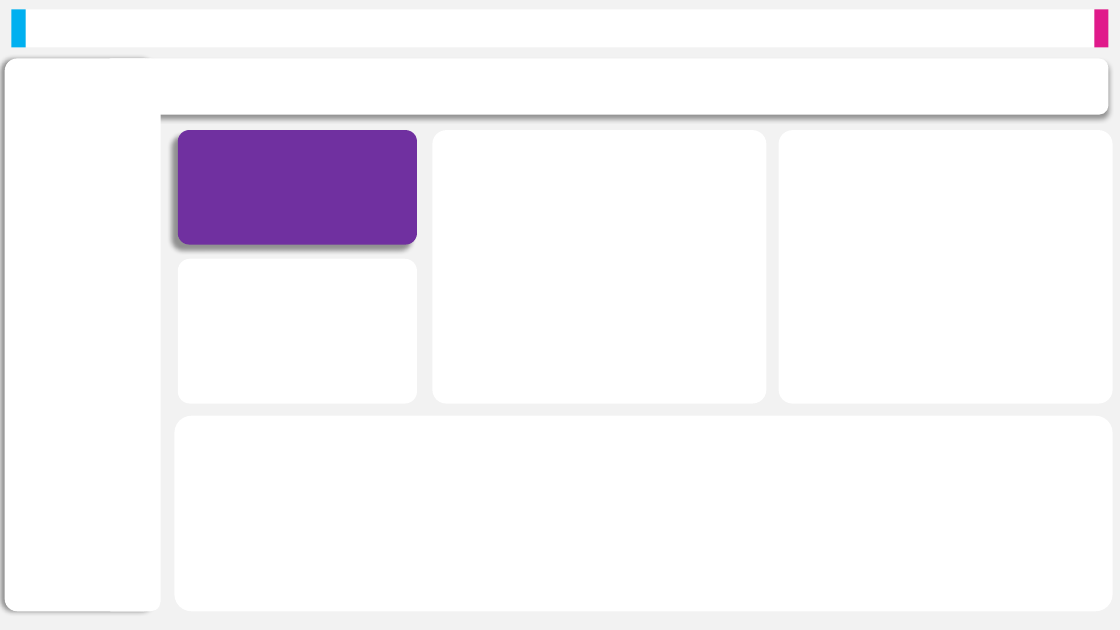
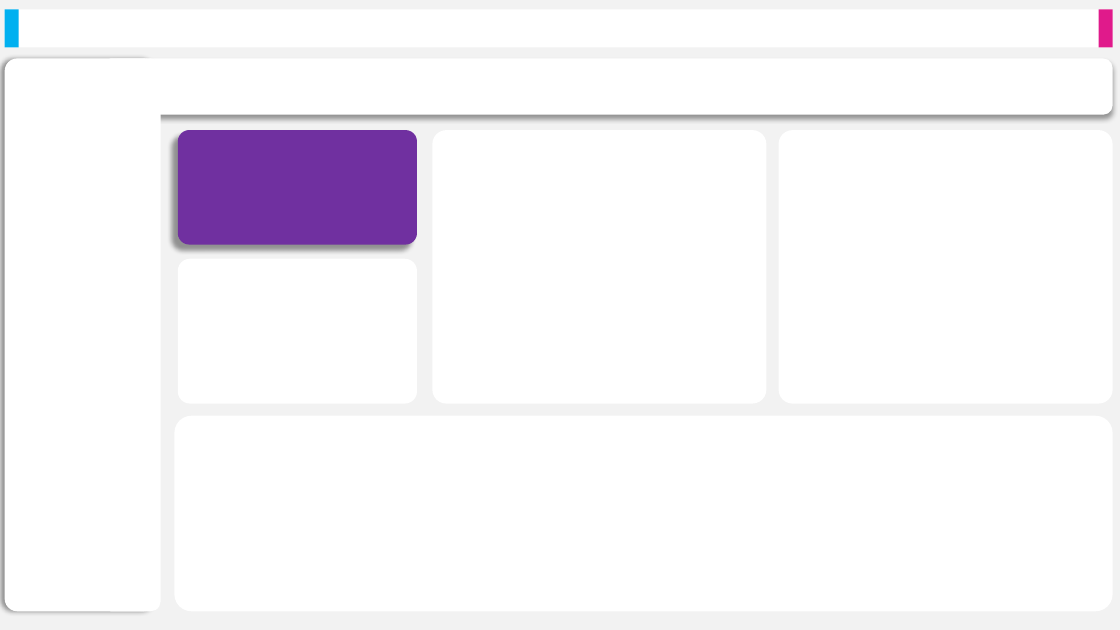
Before and after one commit to andrewhubb/EEC-Factory-Analysis---Power-BI-Version, a slide deck: slide 1 of Background/Backgrounds for Report.pptx. Drawn at 1120x630 pixels with LibreOffice and Linux fonts; fonts in the diff are those of the drawing. Boxes give left, top, right and bottom in pixels: in the first picture for what was removed or moved away, otherwise in the second. Text is boxed around its words. In the diff, an @@ line names an element or a change of style, - is before the commit and + after.

```diff
--- a/Background/Backgrounds for Report.pptx
+++ b/Background/Backgrounds for Report.pptx
@@ rectangle: place and size @@
-rectangle at bbox=[11, 10, 26, 48]
+rectangle at bbox=[5, 10, 19, 48]
@@ rectangle: place and size @@
-rectangle at bbox=[26, 10, 1095, 48]
+rectangle at bbox=[5, 10, 1113, 48]
@@ rectangle: place and size @@
-rectangle at bbox=[1095, 10, 1109, 48]
+rectangle at bbox=[1099, 10, 1113, 48]
@@ rounded rectangle: place and size @@
-rounded rectangle at bbox=[104, 58, 1109, 115]
+rounded rectangle at bbox=[108, 58, 1112, 115]
```
Also in this commit, not shown: 1 other slide changed, 2 slides added, 53 other files.
